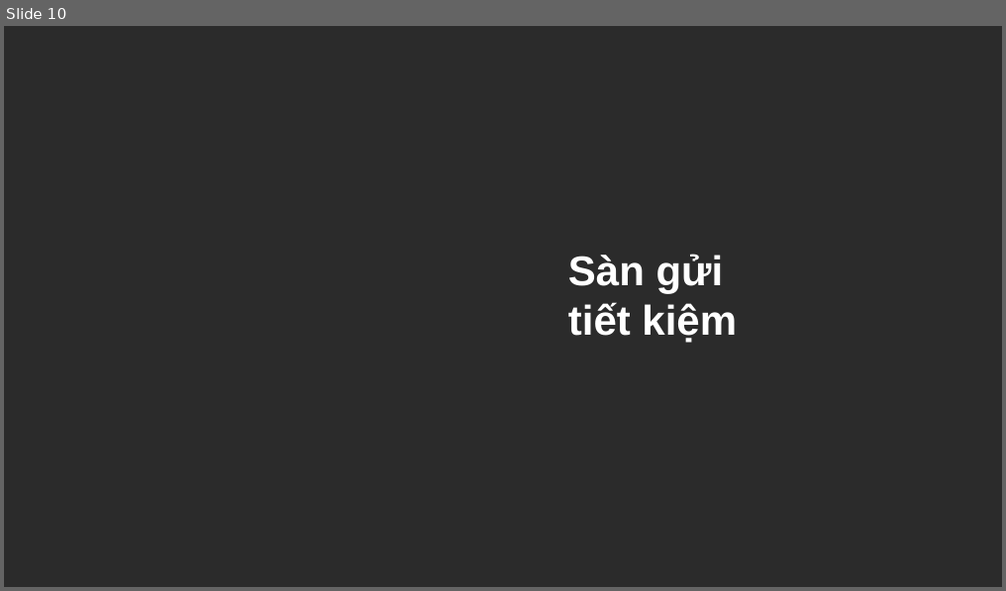
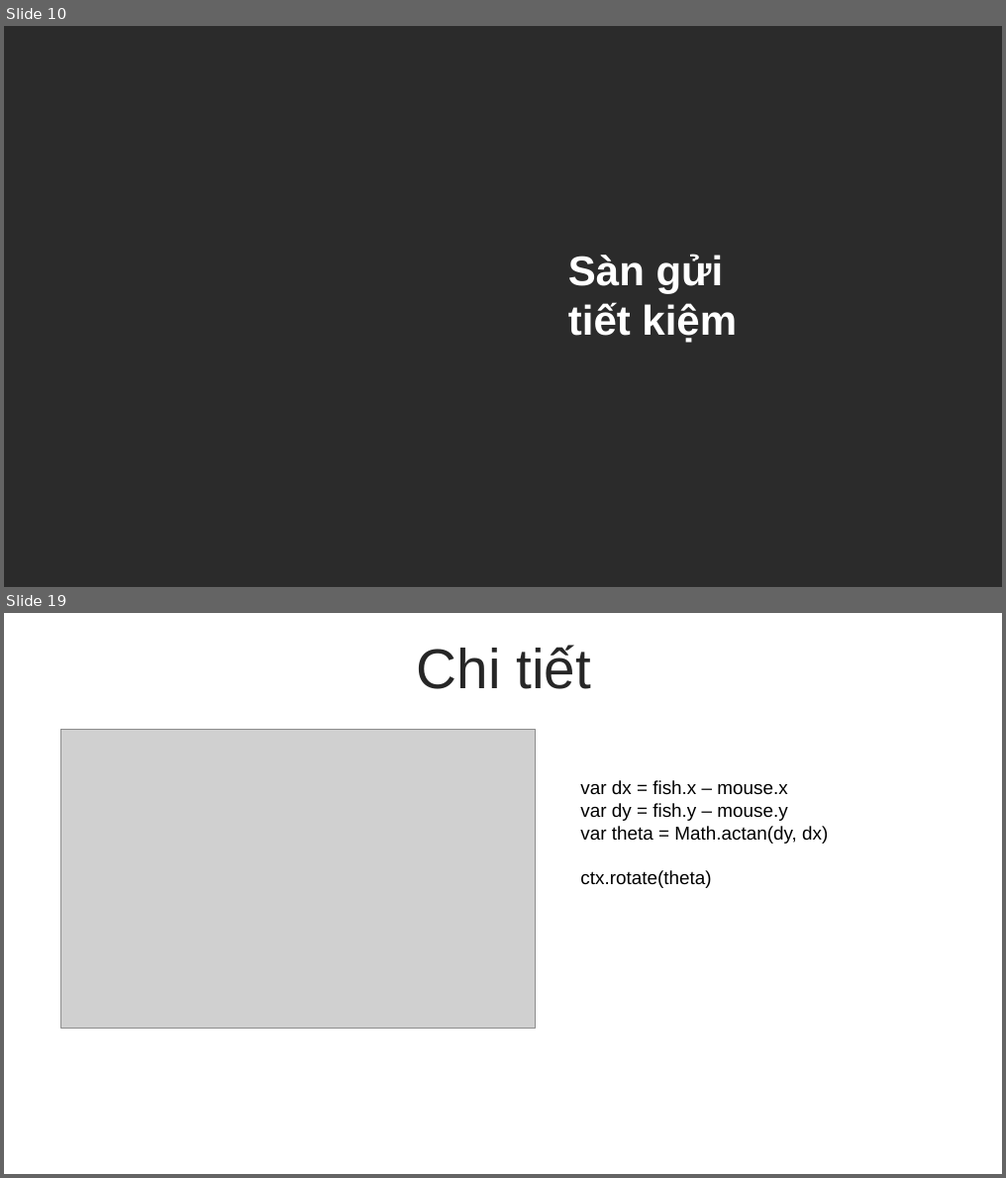
Before and after one commit to augustusflynn/Fishdom_DEFI_Project, a slide deck: FishdomDEFI.pptx. Shown one above the other, each under a label of ours: slide 10 before the commit, slides 10 and 19 after it; the slides between them are not shown. The pictures are 1006x591 and 1006x1178 pixels, drawn with LibreOffice and Linux fonts; fonts in the diff are those of the drawing; grey boxes stand for pictures; background and template pictures are left out; a plain dark background stands for a picture behind light text. Boxes give left, top, right and bottom in pixels: in the first picture for what was removed or moved away, otherwise in the second. Text is boxed around its words. In the diff, an @@ line names an element or a change of style, - is before the commit and + after.

```diff
--- a/FishdomDEFI.pptx
+++ b/FishdomDEFI.pptx
@@ slide 19 added at (4,613,1002,1174), background #FFFFFF @@
@@ text added at (417,645,592,689), 54 pt, text #262626 @@
+Chi tiết
@@ picture added at (60,729,536,1029) @@
@@ text added at (580,780,828,888), 18 pt, text #000000 @@
+var dx = fish.x – mouse.x
+var dy = fish.y – mouse.y
+var theta = Math.actan(dy, dx)
+ctx.rotate(theta)
```
Also in this commit, not shown: 3 slides changed, 9 other slides added, 2 slides removed, 1 other file.
